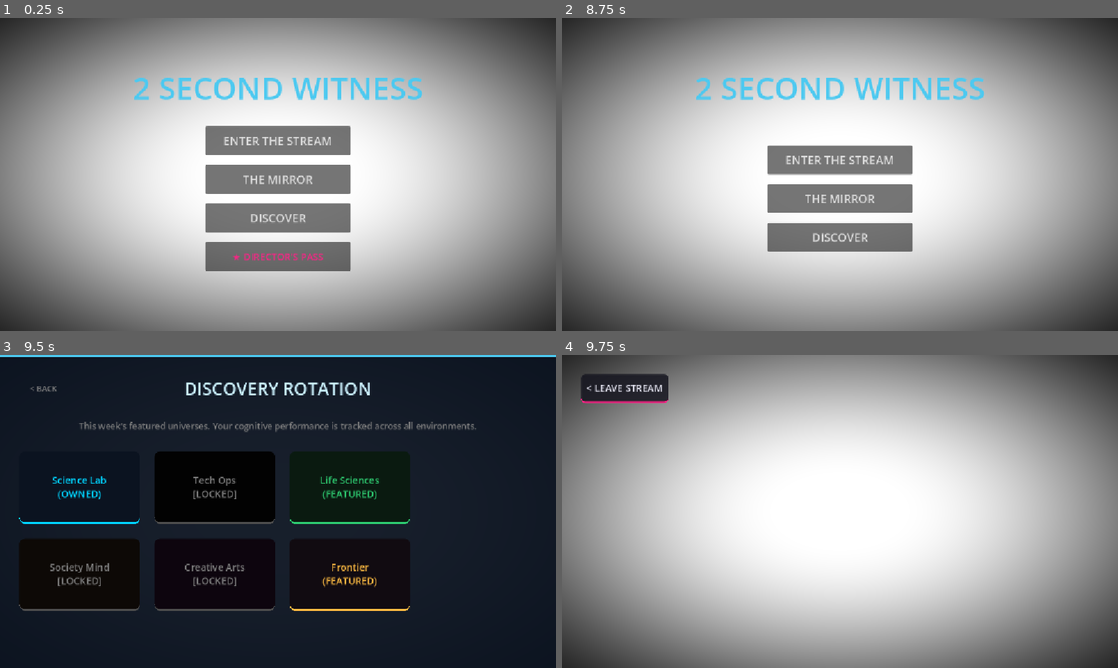
Above: before the commit, frames 1-4 (two rows, left to right).
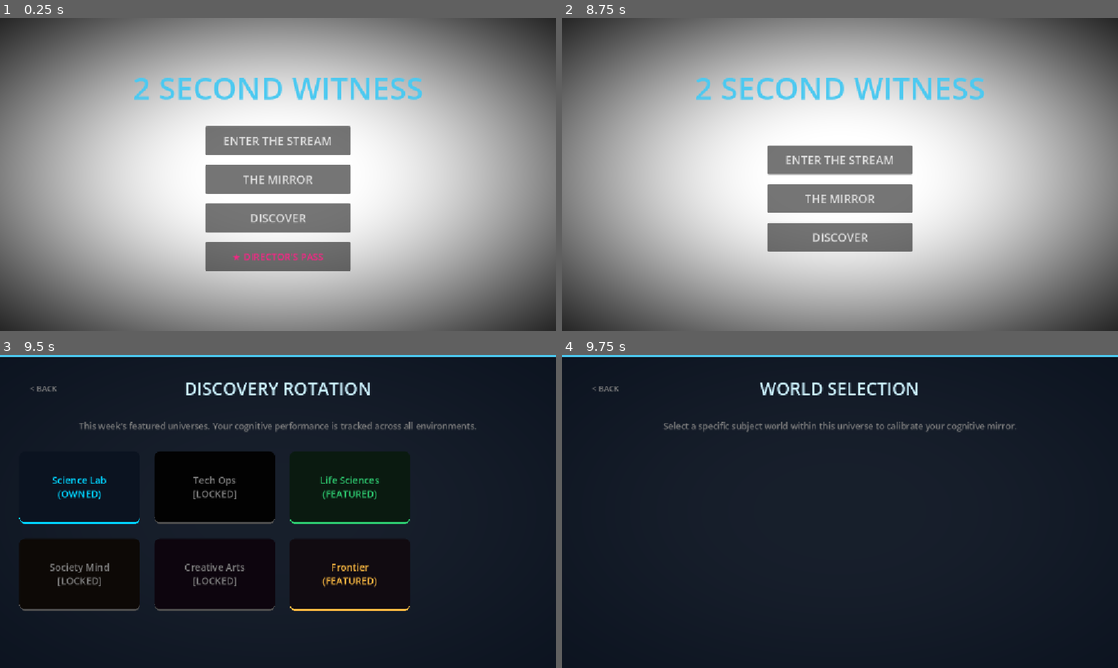
Above: after the commit, the same moments.

Repository: ITTYBITTYBITES/2-second-witness-mobile
Game: Godot game, scene res://MainShell.tscn
Same seed, same stepped clock (60 frames per second), same inputs: the game is played once before the commit and once after it.
Inputs (mouse positions are in pixels of both pictures, inside the frame that each line leads up to):
- Up to frame 1 (0.25 s): no input
- Up to frame 2 (8.75 s): click "ENTER THE STREAM" at 0.5 s; click "< LEAVE STREAM" at 1.25 s; click "ENTER THE STREAM" at 2 s; click "< LEAVE STREAM" at 2.75 s; click "THE MIRROR" at 3.5 s; tap Enter at 4.25 s; move the mouse to (962, 158) at 4.27 s; click (962, 158) at 4.42 s; click "DISCOVER" at 5 s; click "< BACK" at 5.75 s; click "★ DIRECTOR'S PASS" at 6.5 s; click "REMOVE ADS ($7.99)" at 7.25 s; click "THE MIRROR" at 8 s
- Up to frame 3 (9.5 s): click "DISCOVER" at 8.75 s
- Up to frame 4 (9.75 s): click "Science Lab (OWNED)" at 9.5 s

Frames 1-3 are identical in both runs. In frame 4, 99% of the frame differs, in the area x 0-100%, y 0-100%.
Error after the commit: Invalid assignment of property or key 'text' with value of type 'String' on a base object of type 'Nil'. (res://scripts/ui/screens/WorldSelectScreen.gd:14)

Commit message:
feat: establish WorldSelectScreen to complete the NavigationRouter state graph hierarchy (Universe -> World -> Scenario), resolving the missing drill-down layer and enabling explicit world mastery tracking

Diff:
--- /dev/null
+++ b/app/scenes/ui/screens/WorldSelectScreen.tscn
@@ -0,0 +1,73 @@
+[gd_scene load_steps=4 format=3 uid="uid://worldselectscreen"]
+
+[ext_resource type="Script" path="res://scripts/ui/screens/WorldSelectScreen.gd" id="1_world"]
+
+[sub_resource type="StyleBoxFlat" id="StyleBoxFlat_glass"]
+bg_color = Color(0.0431373, 0.0745098, 0.12549, 0.95)
+border_width_top = 4
+border_color = Color(0.298039, 0.788235, 0.941176, 1)
+
+[sub_resource type="StyleBoxEmpty" id="StyleBoxEmpty_x2f5s"]
+
+[node name="WorldSelectScreen" type="CanvasLayer"]
+layer = 60
+script = ExtResource("1_world")
+
+[node name="PanelContainer" type="PanelContainer" parent="."]
+anchors_preset = 15
+anchor_right = 1.0
+anchor_bottom = 1.0
+grow_horizontal = 2
+grow_vertical = 2
+theme_override_styles/panel = SubResource("StyleBoxFlat_glass")
+
+[node name="MarginContainer" type="MarginContainer" parent="PanelContainer"]
+layout_mode = 2
+theme_override_constants/margin_left = 40
+theme_override_constants/margin_top = 40
+theme_override_constants/margin_right = 40
+theme_override_constants/margin_bottom = 40
+
+[node name="VBoxContainer" type="VBoxContainer" parent="PanelContainer/MarginContainer"]
+layout_mode = 2
+theme_override_constants/separation = 40
+
+[node name="Header" type="HBoxContainer" parent="PanelContainer/MarginContainer/VBoxContainer"]
+layout_mode = 2
+
+[node name="BtnReturn" type="Button" parent="PanelContainer/MarginContainer/VBoxContainer/Header"]
+custom_minimum_size = Vector2(100, 0)
+layout_mode = 2
+theme_override_colors/font_hover_color = Color(1, 1, 1, 1)
+theme_override_colors/font_color = Color(0.5, 0.5, 0.5, 1)
+theme_override_styles/focus = SubResource("StyleBoxEmpty_x2f5s")
+theme_override_styles/hover = SubResource("StyleBoxEmpty_x2f5s")
+theme_override_styles/pressed = SubResource("StyleBoxEmpty_x2f5s")
+theme_override_styles/normal = SubResource("StyleBoxEmpty_x2f5s")
+text = "< BACK"
+
+[node name="Title" type="Label" parent="PanelContainer/MarginContainer/VBoxContainer/Header"]
+layout_mode = 2
+size_flags_horizontal = 3
+theme_override_colors/font_color = Color(0.8, 0.95, 1, 1)
+theme_override_font_sizes/font_size = 36
+text = "WORLD SELECTION"
+horizontal_alignment = 1
+
+[node name="Spacer" type="Control" parent="PanelContainer/MarginContainer/VBoxContainer/Header"]
+custom_minimum_size = Vector2(100, 0)
+layout_mode = 2
+
+[node name="Subtitle" type="Label" parent="PanelContainer/MarginContainer/VBoxContainer"]
+layout_mode = 2
+theme_override_colors/font_color = Color(0.5, 0.5, 0.5, 1)
+theme_override_font_sizes/font_size = 18
+text = "Select a specific subject world within this universe to calibrate your cognitive mirror."
+horizontal_alignment = 1
+
+[node name="GridContainer" type="GridContainer" parent="PanelContainer/MarginContainer/VBoxContainer"]
+layout_mode = 2
+size_flags_vertical = 3
+theme_override_constants/h_separation = 30
+theme_override_constants/v_separation = 30
+columns = 3
--- a/app/scripts/NavigationRouter.gd
+++ b/app/scripts/NavigationRouter.gd
@@ -153,11 +153,34 @@
 	print("STEP 1: PLAY REQUEST RECEIVED")
 	print("[ROUTER] Play Universe requested: ", universe_id)
 	print("UNIVERSE BOOT START")
+
 	if ModalWindowManager: ModalWindowManager.pop_all_modals()
 	if active_secondary_screen:
 		active_secondary_screen.queue_free()
 		active_secondary_screen = null
 
+	var world_scene = load("res://scenes/ui/screens/WorldSelectScreen.tscn")
+	if world_scene:
+		active_secondary_screen = world_scene.instantiate()
+		active_secondary_screen.setup(universe_id)
+
+		if ModalWindowManager:
+			ModalWindowManager.push_modal(active_secondary_screen, true)
+		else:
+			var ui_layer = get_tree().root.get_node_or_null("MainShell/UILayer/NavigationUI")
+			if not ui_layer: ui_layer = get_tree().root.get_node_or_null("MainShell/UILayer")
+			if ui_layer: ui_layer.add_child(active_secondary_screen)
+
+		active_secondary_screen.return_requested.connect(_on_discover_requested) # Back to Discovery
+		active_secondary_screen.world_selected.connect(_on_world_selected)
+
+func _on_world_selected(universe_id: String, world_id: String):
+	print("[ROUTER] World Selected: ", universe_id, " -> ", world_id)
+	if ModalWindowManager: ModalWindowManager.pop_all_modals()
+	if active_secondary_screen:
+		active_secondary_screen.queue_free()
+		active_secondary_screen = null
+
 	_show_gameplay_hud()
 
 	ThemeManager.apply_theme(universe_id)
@@ -167,6 +190,10 @@
 	if portal_mgr == null:
 		push_error("PORTAL MANAGER NULL")
 		return
+
+	# Apply specific world overlay parameters
+	if portal_mgr.has_method("apply_theme"):
+		portal_mgr.apply_theme(ThemeManager.get_active_theme(), universe_id, world_id)
 
 	print("STEP 3: CALLING SPAWN")
 	portal_mgr.spawn_lens_portal("0")
--- /dev/null
+++ b/app/scripts/ui/screens/WorldSelectScreen.gd
@@ -0,0 +1,74 @@
+extends CanvasLayer
+
+signal world_selected(universe_id: String, world_id: String)
+signal return_requested
+
+@onready var grid = $PanelContainer/MarginContainer/VBoxContainer/GridContainer
+@onready var btn_return = $PanelContainer/MarginContainer/VBoxContainer/Header/BtnReturn
+@onready var title_label = $PanelContainer/MarginContainer/VBoxContainer/Header/Title
+
+var active_universe_id: String = "science_lab"
+
+func setup(universe_id: String):
+	active_universe_id = universe_id
+	title_label.text = universe_id.capitalize().replace("_", " ") + " - WORLDS"
+	_populate_grid()
+
+func _ready():
+	print("WORLD SELECT SCREEN READY")
+	print("Size: ", $PanelContainer.size)
+	AdManager.show_banner()
+	btn_return.pressed.connect(func(): return_requested.emit())
+
+func _populate_grid():
+	var registry = get_node_or_null("/root/ContentRegistry")
+	var profile = get_node_or_null("/root/PlayerProfile")
+	if not registry or not profile: return
+
+	var worlds = registry.get_all_worlds_in_universe(active_universe_id)
+	if worlds.is_empty():
+		# Fallback default worlds if ContentRegistry has not crawled custom JSON yet
+		if active_universe_id == "science_lab": worlds = ["cognitive_bias", "neural_mapping", "ai"]
+		elif active_universe_id == "life_sciences": worlds = ["genetics", "cellular_biology", "virology"]
+		elif active_universe_id == "tech_ops": worlds = ["cyber_matrix", "subliminal_code", "protocols"]
+		else: worlds = ["foundations", "advanced_concepts", "synthesis"]
+
+	for child in grid.get_children():
+		child.queue_free()
+
+	for w_id in worlds:
+		var btn = Button.new()
+		btn.custom_minimum_size = Vector2(280, 160)
+		btn.mouse_filter = Control.MOUSE_FILTER_STOP
+
+		var pretty_name = w_id.capitalize().replace("_", " ")
+		var world_key = active_universe_id + "_" + w_id
+		var mastery_count = profile.world_affinity.get(world_key, 0)
+
+		btn.text = pretty_name + "\n[ MASTERY: " + str(mastery_count) + " ]"
+		btn.add_theme_font_size_override("font_size", 20)
+
+		var style = StyleBoxFlat.new()
+		style.bg_color = Color(0.05, 0.1, 0.15, 0.9)
+		style.border_width_bottom = 4
+		style.border_color = Color(0.298, 0.788, 0.941)
+		style.corner_radius_top_left = 12
+		style.corner_radius_top_right = 12
+		style.corner_radius_bottom_left = 12
+		style.corner_radius_bottom_right = 12
+
+		btn.add_theme_stylebox_override("normal", style)
+		btn.add_theme_stylebox_override("hover", style.duplicate())
+		btn.add_theme_stylebox_override("pressed", style.duplicate())
+		btn.add_theme_color_override("font_color", Color(0.85, 0.95, 1.0))
+
+		btn.pressed.connect(func():
+			print("WORLD CARD CLICKED:", w_id)
+			AudioManager.play_sfx("ui_click")
+			world_selected.emit(active_universe_id, w_id)
+		)
+		grid.add_child(btn)
+
+func hide_screen():
+	AdManager.hide_banner()
+	queue_free()
